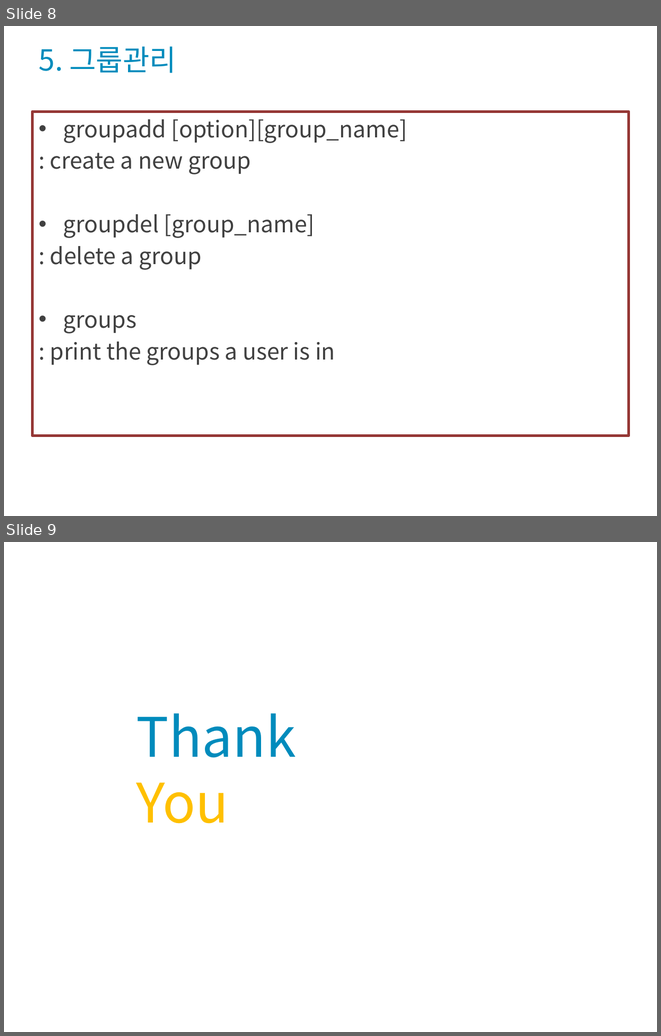
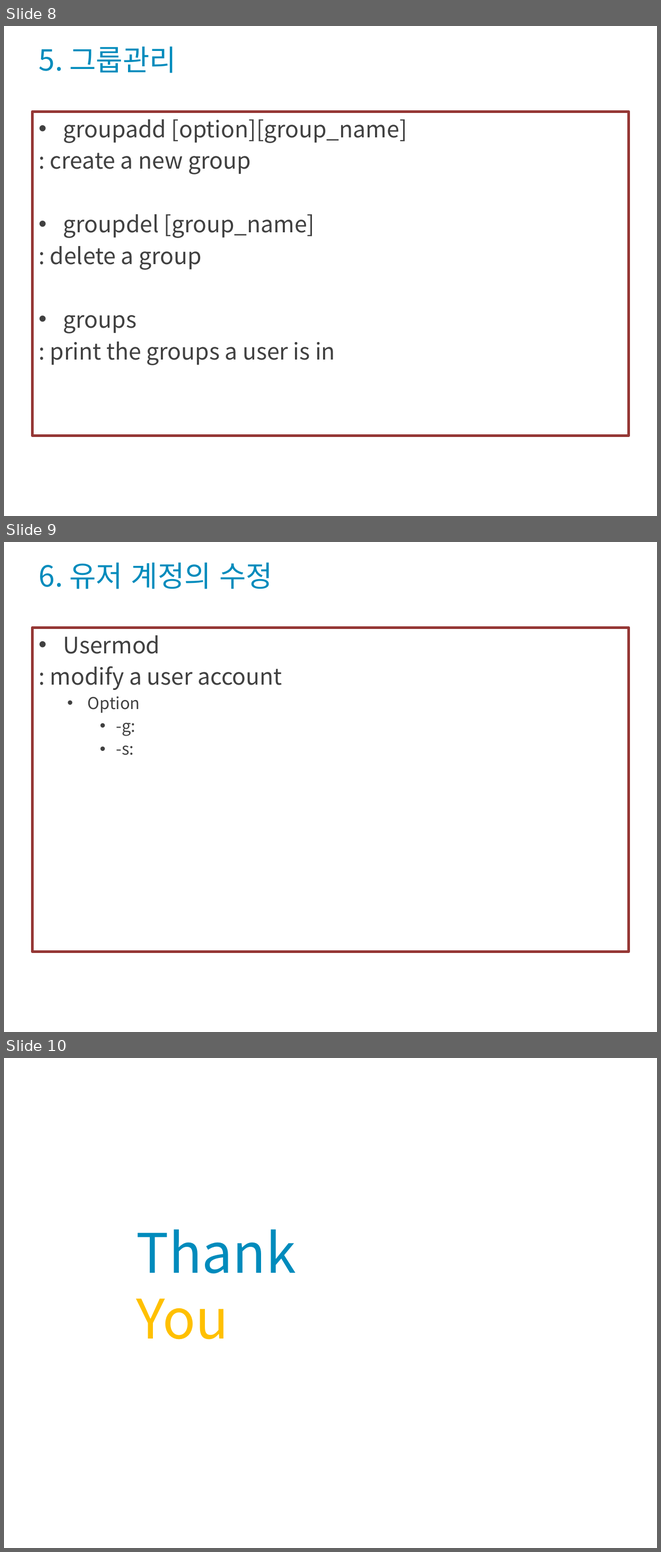
Before and after one commit to codefoolosopher/linuxedu, a slide deck: portfolio/Linux_OS_System_2022_1_s5.pptx. Shown one above the other, each under a label of ours: slides 8 and 9 before the commit, slides 8, 9 and 10 after it. The pictures are 661x1036 and 661x1552 pixels, drawn with LibreOffice and Linux fonts; fonts in the diff are those of the drawing; background and template pictures are left out. Boxes give left, top, right and bottom in pixels: in the first picture for what was removed or moved away, otherwise in the second. Text is boxed around its words. In the diff, an @@ line names an element or a change of style, - is before the commit and + after.

Commit message:
S5수정 S6업로드

```diff
--- a/portfolio/Linux_OS_System_2022_1_s5.pptx
+++ b/portfolio/Linux_OS_System_2022_1_s5.pptx
@@ slide 9 added at [4,542,657,1032], background picture (left out) @@
@@ title added at [39,562,273,589], 32 pt, text #008BBC @@
+6. 유저 계정의 수정
@@ text added at [32,627,628,951], outline #953735 3 pt, 25 pt, text #404040 @@
+• Usermod
+: modify a user account
+  • Option
+    • -g:
+    • -s:
@@ what was slide 9 is now slide 10 @@
```
Also in this commit, not shown: 1 other file.
